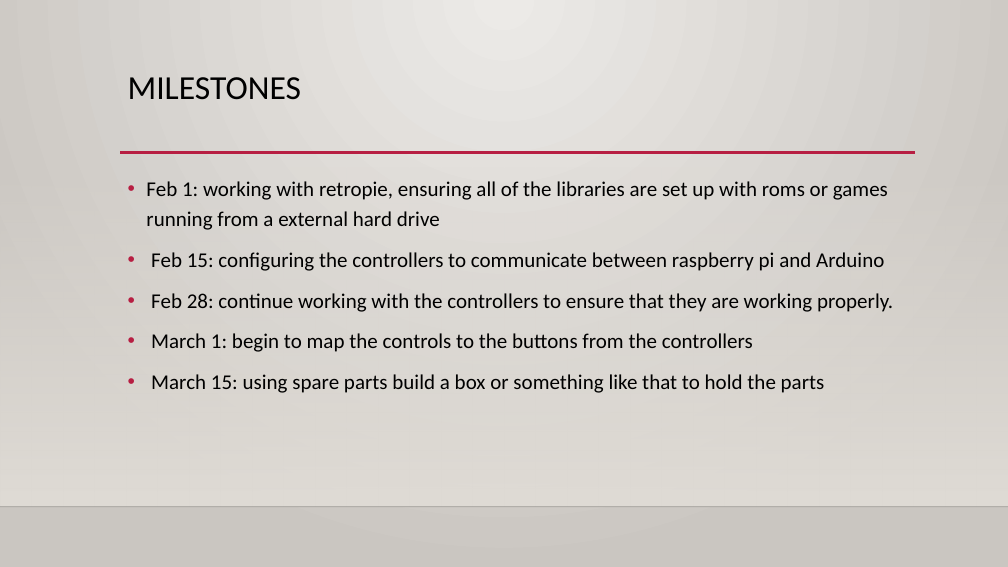
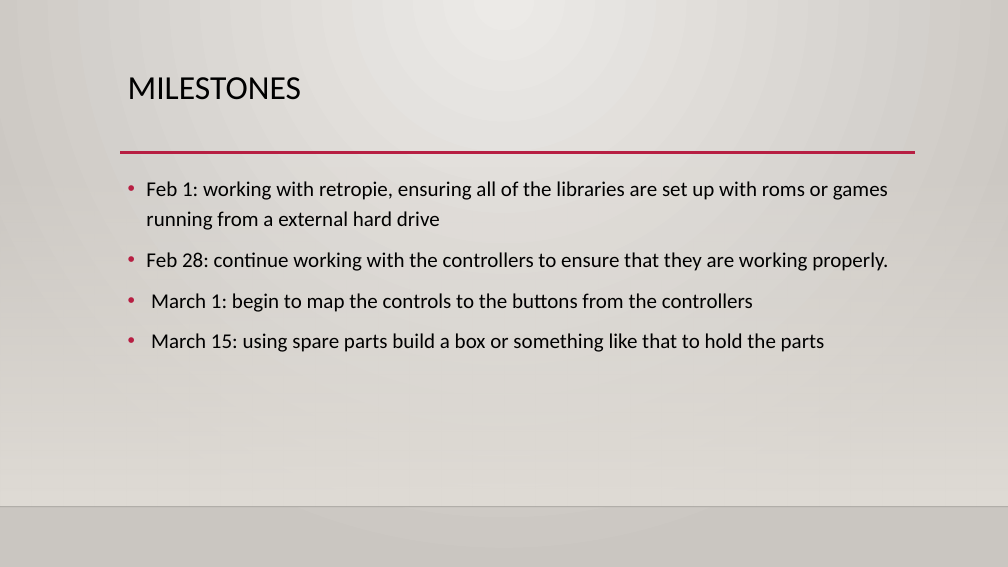
Before and after one commit to Nlevinson/Kehillah.github.io, a slide deck: slide 5 of engineeringcourse/2017_Eng_2Semester/2017_arcade/arcade.pptx. Drawn at 1008x567 pixels with LibreOffice and Linux fonts; fonts in the diff are those of the drawing; background and template pictures are left out. Boxes give left, top, right and bottom in pixels: in the first picture for what was removed or moved away, otherwise in the second. Text is boxed around its words. In the diff, an @@ line names an element or a change of style, - is before the commit and + after.

Commit message:
edit milestones and ppt

```diff
--- a/engineeringcourse/2017_Eng_2Semester/2017_arcade/arcade.pptx
+++ b/engineeringcourse/2017_Eng_2Semester/2017_arcade/arcade.pptx
@@ text at box(151, 252, 884, 271): paragraph removed @@
-• Feb 15: configuring the controllers to communicate between raspberry pi and Arduino
```
Also in this commit, not shown: 1 other file.
